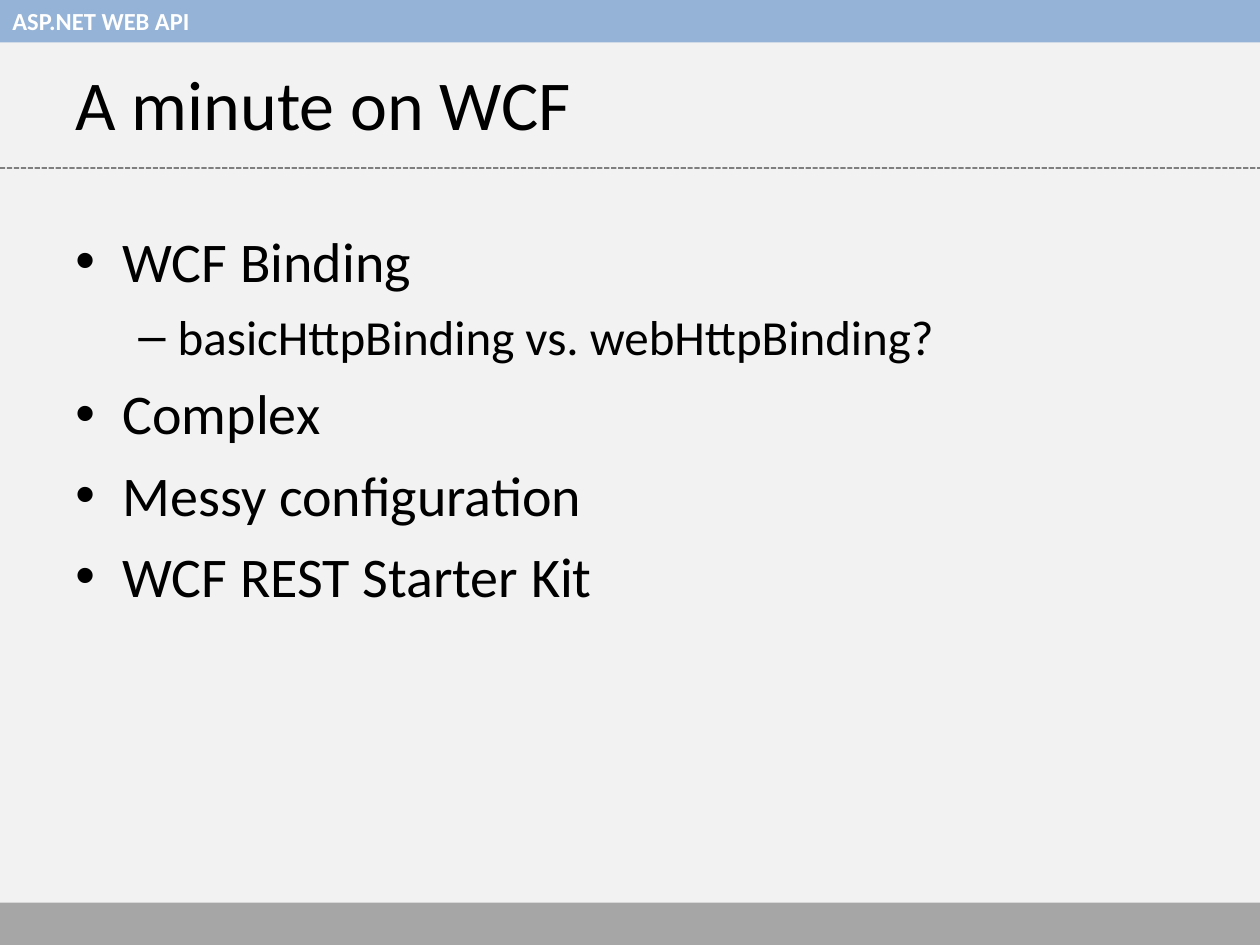
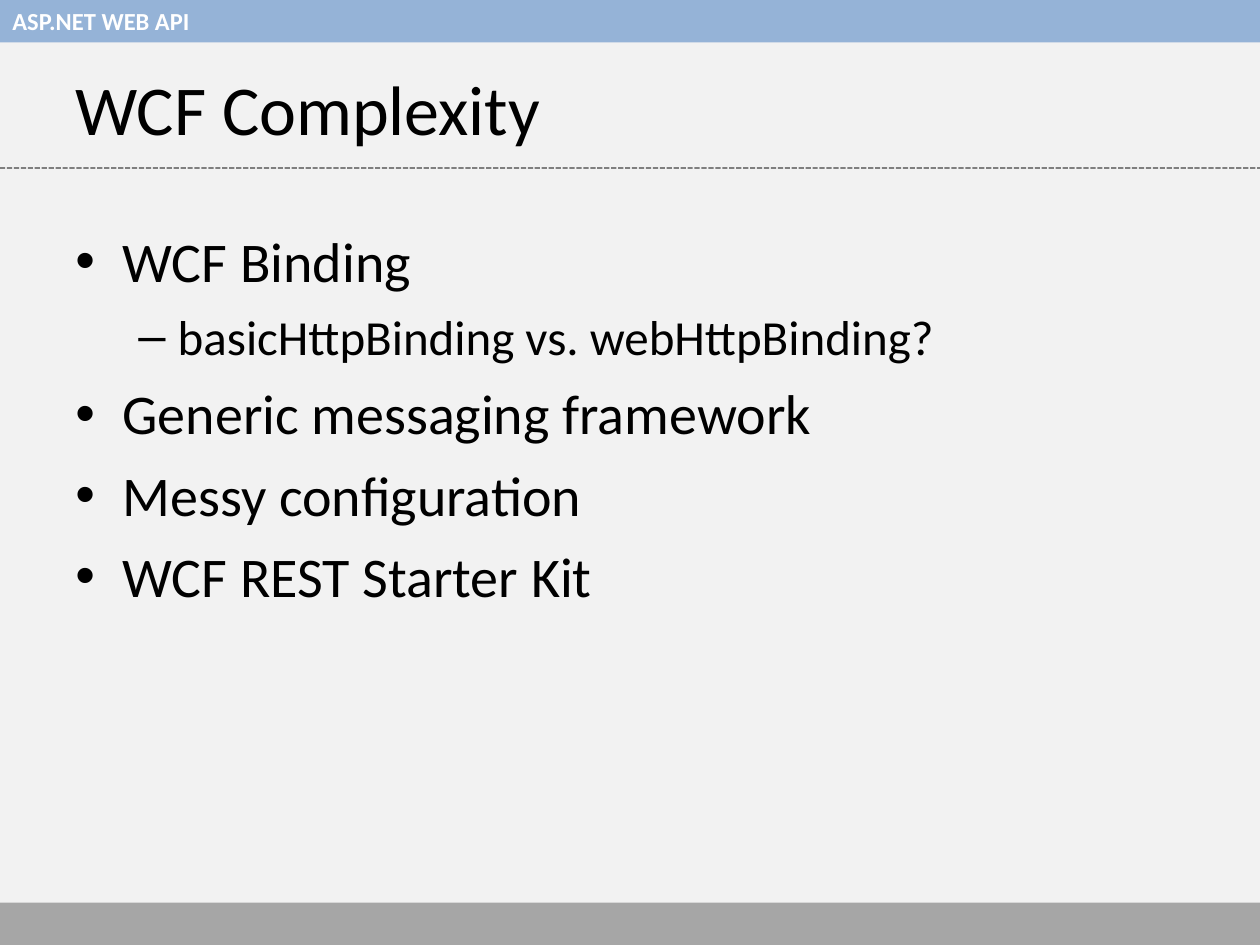
Before and after one commit to thaslam/hartford-code-camp-5, a slide deck: slide 12 of web-api-presentation.ppt. Drawn at 1260x945 pixels with LibreOffice and Linux fonts; fonts in the diff are those of the drawing. Boxes give left, top, right and bottom in pixels: in the first picture for what was removed or moved away, otherwise in the second. Text is boxed around its words. In the diff, an @@ line names an element or a change of style, - is before the commit and + after.

```diff
--- a/web-api-presentation.ppt
+++ b/web-api-presentation.ppt
@@ title at (76,86,540,147): text changed @@
-A minute on WCF
+WCF Complexity
@@ text at (123,395,811,444): text changed @@
-• Complex
+• Generic messaging framework
```
Also in this commit, not shown: 7 other slides changed, 1 slide added.
